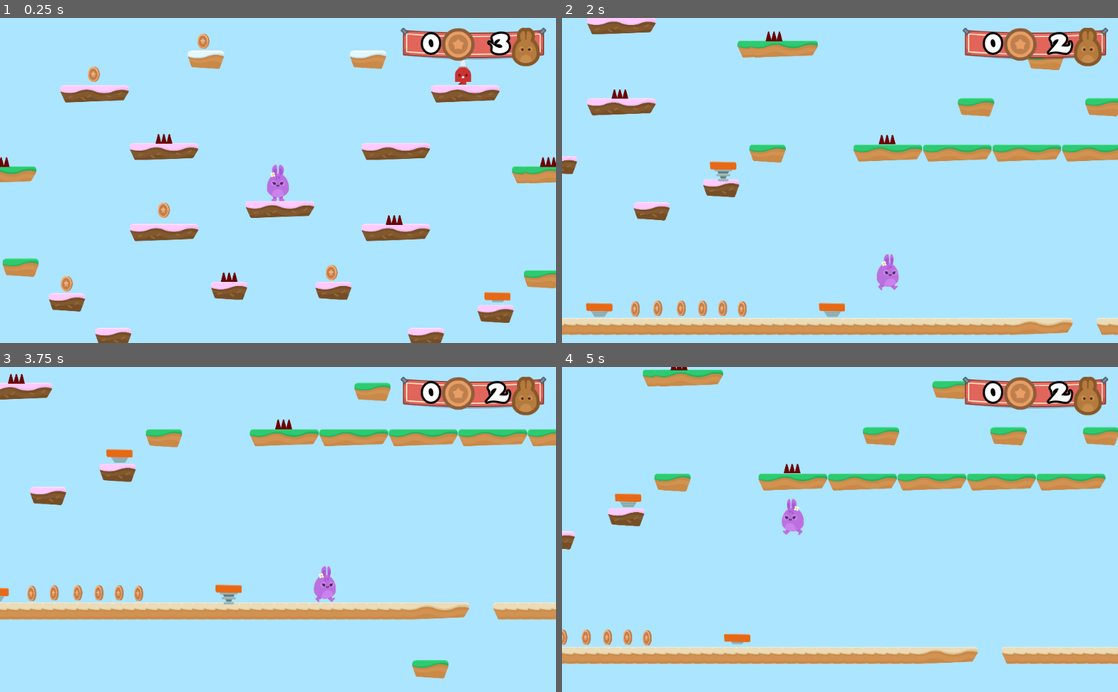
Above: before the commit, frames 1-4 (two rows, left to right).
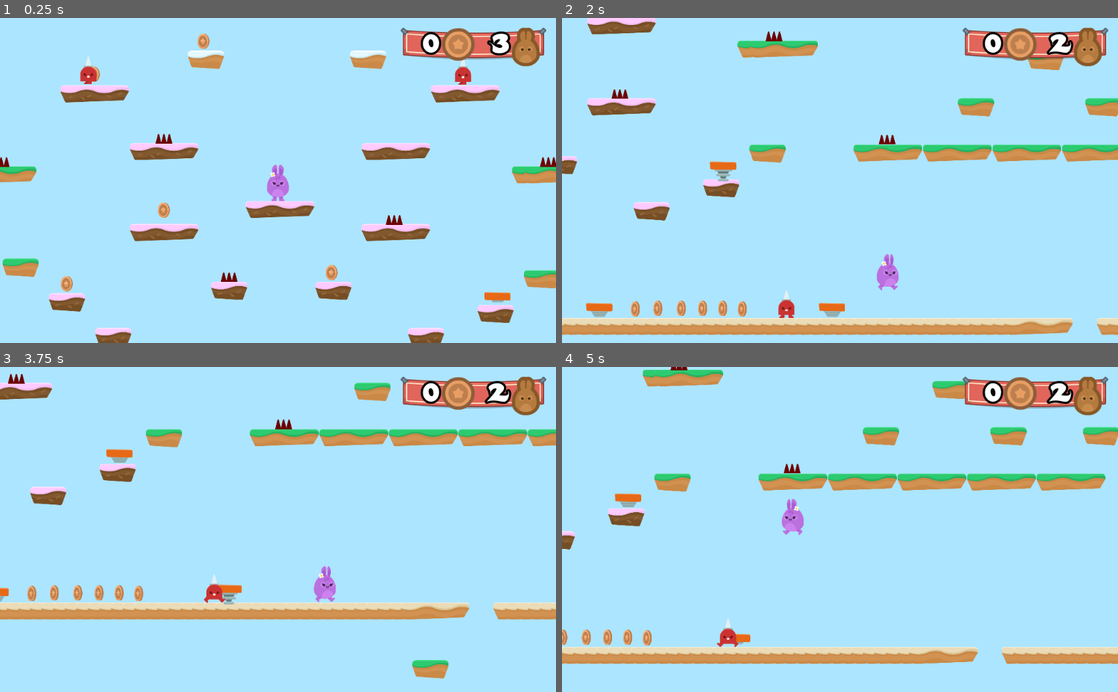
Above: after the commit, the same moments.

Repository: alexandrepeluchi/godot-udemy
Game: Godot game, scene res://Levels/Level1.tscn
Same seed, same stepped clock (60 frames per second), same inputs: the game is played once before the commit and once after it.
Inputs:
- Up to frame 1 (0.25 s): no input
- Up to frame 2 (2 s): hold D (right) from 0.53 s (still down); tap W (jump) at 0.77, 1.52 s
- Up to frame 3 (3.75 s): release D (right) at 2.03 s; hold A (left) 2.03-2.78 s; hold D (right) from 2.78 s (still down); tap W (jump) at 3.02 s
- Up to frame 4 (5 s): tap W (jump) at 3.77, 4.52 s; release D (right) at 4.28 s; hold A (left) from 4.28 s (still down)

The runs differ from the first frame. In frame 1, 0.2% of the frame differs, in the area x 14-18%, y 11-21%; in frame 2, 0.2%; in frame 3, 0.2%; in frame 4, 0.2%, in the area x 27-32%, y 77-87%.

Commit message:
Criação teste e animação do NPC em formato de nuvem

Diff:
--- a/Hoppy Days/Levels/Level1.tscn
+++ b/Hoppy Days/Levels/Level1.tscn
@@ -9,6 +9,7 @@
 [ext_resource path="res://GUI/GUI.tscn" type="PackedScene" id=7]
 [ext_resource path="res://Items/Coin.tscn" type="PackedScene" id=8]
 [ext_resource path="res://NPCs/Spikeman.tscn" type="PackedScene" id=9]
+[ext_resource path="res://NPCs/Cloud.tscn" type="PackedScene" id=10]
 
 [node name="Level1" type="Node2D"]
 script = ExtResource( 6 )
@@ -21,7 +22,12 @@
 tile_set = ExtResource( 2 )
 collision_layer = 2
 format = 1
-tile_data = PoolIntArray( -786425, 7, 0, -458752, 7, 0, -458 …(716 unchanged characters)… 1, 0, 983189, 5, 0, 1048725, 5, 0, 1179640, 1, 0, 1114131, 1, 0, 1114261, 5, 0, 1179797, 5, 0, 1245333, 5, 0, 1310869, 5, 0, 1376405, 5, 0, 1441941, 5, 0, 1507477, 5, 0, 1573013, 5, 0, 1638549, 5, 0, 1704085, 5, 0, 1769472, 4, 0, 17694 …(2275 unchanged characters)…
+tile_data = PoolIntArray( -786425, 7, 0, -458752, 7, 0, -458 …(716 unchanged characters)… 1, 0, 983189, 5, 0, 1048725, 5, 0, 1179623, 1, 0, 1179640, 1, 0, 1114131, 1, 0, 1114261, 5, 0, 1179797, 5, 0, 1245333, 5, 0, 1310869, 5, 0, 1376405, 5, 0, 1507306, 1, 0, 1441941, 5, 0, 1507477, 5, 0, 1573013, 5, 0, 1638549, 5, 0, 1769453, 1, 0, 1769461, 1, 0, 1704085, 5, 0, 1769472, 4, 0, 17694 …(2275 unchanged characters)…
+
+[node name="BGM" type="AudioStreamPlayer" parent="."]
+stream = ExtResource( 4 )
+volume_db = -15.0
+autoplay = true
 
 [node name="Hazards" type="Node" parent="."]
 
@@ -104,14 +110,21 @@
 [node name="JumpPad7" parent="JumpPads" instance=ExtResource( 5 )]
 position = Vector2( 548.841, -806.466 )
 
-[node name="BGM" type="AudioStreamPlayer" parent="."]
-stream = ExtResource( 4 )
-volume_db = -15.0
-autoplay = true
-
 [node name="GUI" parent="." instance=ExtResource( 7 )]
 
 [node name="NPCs" type="Node" parent="."]
 
 [node name="Spikeman" parent="NPCs" instance=ExtResource( 9 )]
 position = Vector2( 1546.13, -336.529 )
+
+[node name="Spikeman2" parent="NPCs" instance=ExtResource( 9 )]
+position = Vector2( -523.843, -339.704 )
+
+[node name="Spikeman3" parent="NPCs" instance=ExtResource( 9 )]
+position = Vector2( 619.087, 1647.72 )
+
+[node name="Spikeman4" parent="NPCs" instance=ExtResource( 9 )]
+position = Vector2( 2162.04, 1650.9 )
+
+[node name="Cloud" parent="NPCs" instance=ExtResource( 10 )]
+position = Vector2( 555.591, -1254.05 )
--- /dev/null
+++ b/Hoppy Days/NPCs/Cloud.gd
@@ -0,0 +1,8 @@
+extends Node2D
+
+func _process(delta):
+	if $Sprite/RayCast2D.is_colliding():
+		fire()
+
+func fire():
+	$Sprite/RayCast2D.add_child(load("res://NPCs/Lightning.tscn").instance())
--- /dev/null
+++ b/Hoppy Days/NPCs/Cloud.tscn
@@ -0,0 +1,41 @@
+[gd_scene load_steps=4 format=2]
+
+[ext_resource path="res://GFX/Enemies/cloud.png" type="Texture" id=1]
+[ext_resource path="res://NPCs/Cloud.gd" type="Script" id=2]
+
+[sub_resource type="Animation" id=1]
+resource_name = "CloudDrift"
+length = 8.0
+loop = true
+step = 1.0
+tracks/0/type = "value"
+tracks/0/path = NodePath(".:position")
+tracks/0/interp = 1
+tracks/0/loop_wrap = true
+tracks/0/imported = false
+tracks/0/enabled = true
+tracks/0/keys = {
+"times": PoolRealArray( 0, 2, 6 ),
+"transitions": PoolRealArray( 1, 1, 1 ),
+"update": 0,
+"values": [ Vector2( 0, 0 ), Vector2( -500, 0 ), Vector2( 500, 0 ) ]
+}
+
+[node name="Cloud" type="Node2D"]
+script = ExtResource( 2 )
+
+[node name="Sprite" type="Sprite" parent="."]
+self_modulate = Color( 0.662745, 0.662745, 0.662745, 1 )
+position = Vector2( 2.1189, 0 )
+texture = ExtResource( 1 )
+
+[node name="AnimationPlayer" type="AnimationPlayer" parent="Sprite"]
+autoplay = "CloudDrift"
+anims/CloudDrift = SubResource( 1 )
+
+[node name="Timer" type="Timer" parent="Sprite"]
+
+[node name="RayCast2D" type="RayCast2D" parent="Sprite"]
+position = Vector2( 0, 60 )
+enabled = true
+cast_to = Vector2( 0, 750 )
Not shown: 1 places in Hoppy Days/Levels/Level1.tscn that only renumber resources
